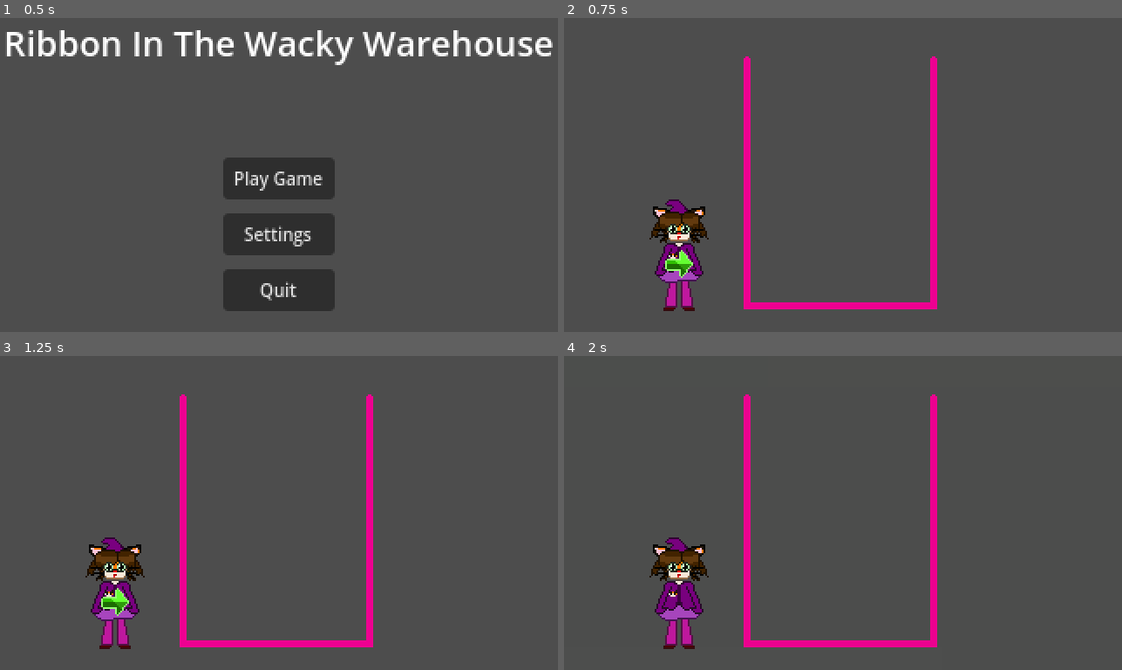
Above: before the commit, frames 1-4 (two rows, left to right).
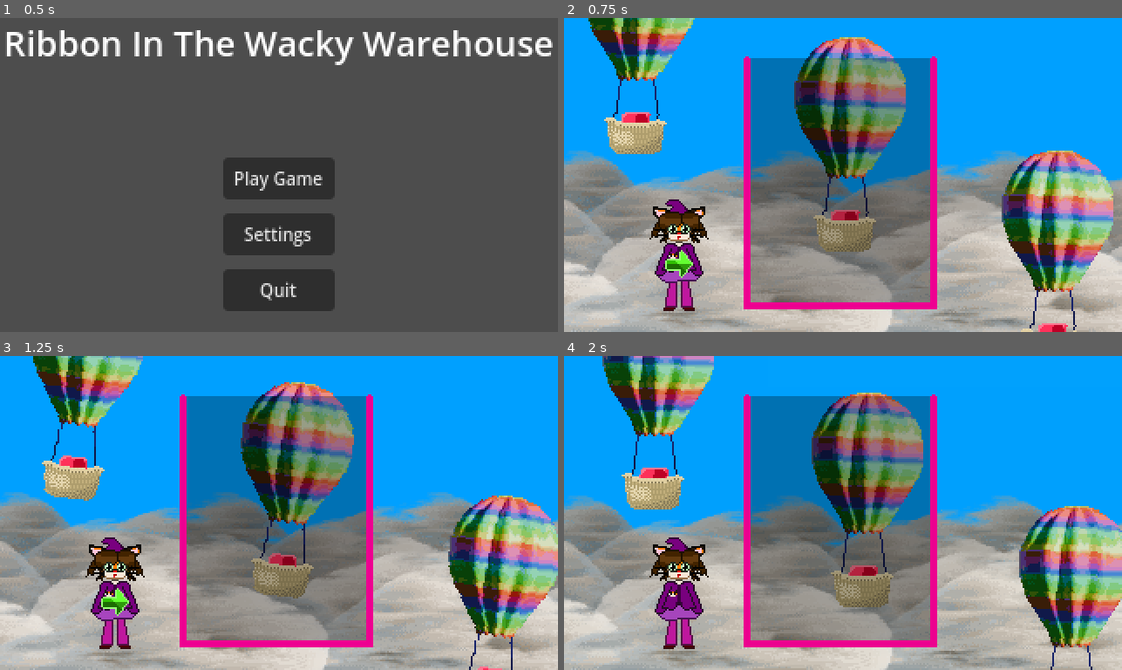
Above: after the commit, the same moments.

Repository: HuskyGameDev/2025f-team2
Game: Godot game, scene res://Scenes/TestScenes/MainMenu.tscn
Two runs of this game, one before a commit and one after it. Both use one fixed random seed, a clock stepped at 60 frames per second and the inputs below.
Inputs:
- Up to frame 1 (0.5 s): no input
- Up to frame 2 (0.75 s): click "Play Game" at 0.5 s
- Up to frame 3 (1.25 s): no input
- Up to frame 4 (2 s): hold Right (right) from 1.28 s (still down); hold Z (release) from 1.28 s (still down)

Frame 1 is identical in both runs. In frame 2, 93% of the frame differs, in the area x 0-100%, y 0-100%; in frame 3, 93%; in frame 4, 93%.

Commit message:
Background + Beta Bomb

Diff:
--- /dev/null
+++ b/Scenes/BackgroundAssets/ha_balloon.tscn
@@ -0,0 +1,16 @@
+[gd_scene load_steps=5 format=3 uid="uid://cf7ivhmop354y"]
+
+[ext_resource type="Texture2D" uid="uid://cot4nu6ssh8fi" path="res://Artwork/Backgrounds/HABalloon.png" id="1_v4inl"]
+[ext_resource type="Material" uid="uid://bywqrakadbhh4" path="res://Materials/Palletes/RedBox.tres" id="2_5gurx"]
+[ext_resource type="Script" uid="uid://76ycv1pkegt7" path="res://Scripts/Background/BalloonMovement.gd" id="2_qvldx"]
+[ext_resource type="Texture2D" uid="uid://ce0xt248y0d5x" path="res://Artwork/GameObjects/Box.png" id="3_qvldx"]
+
+[node name="HaBalloon" type="Sprite2D"]
+texture = ExtResource("1_v4inl")
+script = ExtResource("2_qvldx")
+
+[node name="Box" type="Sprite2D" parent="."]
+z_index = -1
+material = ExtResource("2_5gurx")
+position = Vector2(-0.153273, 44.0111)
+texture = ExtResource("3_qvldx")
--- a/Scenes/GameObjects/box.tscn
+++ b/Scenes/GameObjects/box.tscn
@@ -14,6 +14,10 @@
 [sub_resource type="Curve" id="Curve_brwx4"]
 _data = [Vector2(0, 1), 0.0, 0.0, 0, 0, Vector2(1, 0), 0.0, 0.0, 0, 0]
 point_count = 2
+
+[sub_resource type="Gradient" id="Gradient_n1uwp"]
+offsets = PackedFloat32Array(0.42, 1)
+colors = PackedColorArray(1, 0.564706, 0, 1, 0.838955, 0.702714, 0, 1)
 
 [node name="Box" type="Sprite2D"]
 material = ExtResource("1_rgigi")
@@ -34,7 +38,7 @@
 [node name="Explosion" type="CPUParticles2D" parent="."]
 emitting = false
 amount = 83
-lifetime = 0.27
+lifetime = 0.92
 one_shot = true
 explosiveness = 1.0
 randomness = 0.45
@@ -42,8 +46,9 @@
 emission_sphere_radius = 4.26
 spread = 180.0
 gravity = Vector2(0, 0)
-initial_velocity_min = 153.66
-initial_velocity_max = 244.56
+initial_velocity_min = 93.05
+initial_velocity_max = 163.75
 scale_amount_min = 4.05
 scale_amount_max = 7.0
 scale_amount_curve = SubResource("Curve_brwx4")
+color_ramp = SubResource("Gradient_n1uwp")
--- a/Scenes/TestScenes/TestScene.tscn
+++ b/Scenes/TestScenes/TestScene.tscn
@@ -8,6 +8,17 @@
 [ext_resource type="Texture2D" uid="uid://dskweavqum5qa" path="res://Artwork/Player/RibbonTest.png" id="4_5qkg8"]
 [ext_resource type="Script" uid="uid://noib4t5r4qax" path="res://Scripts/UI_Scripts/RerollButton.gd" id="4_36qpc"]
 [ext_resource type="Script" uid="uid://dfe4q4poqeng5" path="res://Scripts/Gameplay/LevelGrid.gd" id="4_fe8sf"]
+[ext_resource type="Script" uid="uid://biwb1rcybg3tr" path="res://Scripts/Background/CloudAnimation.gd" id="9_72xxr"]
+[ext_resource type="Texture2D" uid="uid://kgsist0w7161" path="res://Artwork/Backgrounds/BGCloud.png" id="9_y8ukn"]
+[ext_resource type="Script" uid="uid://cc08gxp3ybh10" path="res://Scripts/Background/BalloonSpawner.gd" id="11_dk750"]
+[ext_resource type="PackedScene" uid="uid://cf7ivhmop354y" path="res://Scenes/BackgroundAssets/ha_balloon.tscn" id="12_y8ukn"]
+
+[sub_resource type="Gradient" id="Gradient_j3c8t"]
+colors = PackedColorArray(1, 1, 1, 1, 1, 1, 1, 1)
+
+[sub_resource type="GradientTexture1D" id="GradientTexture1D_qk1kx"]
+gradient = SubResource("Gradient_j3c8t")
+width = 1
 
 [node name="Level" type="Node2D" node_paths=PackedStringArray("boxFiller", "boxGrid")]
 texture_filter = 1
@@ -17,13 +28,21 @@
 boxGrid = NodePath("BaseGridPos")
 levelOrder = ExtResource("2_p83bp")
 
-[node name="Line2D" type="Line2D" parent="."]
+[node name="Border" type="Line2D" parent="."]
 position = Vector2(107, 30)
 points = PackedVector2Array(-2, -6, -2, 135, 105, 135, 105, -6)
 width = 4.0
 default_color = Color(0.930736, 2.98411e-06, 0.567304, 1)
 begin_cap_mode = 2
 end_cap_mode = 2
+
+[node name="Sprite2D" type="Sprite2D" parent="Border"]
+modulate = Color(0, 0, 0, 0.294118)
+z_index = -1
+position = Vector2(51, 64)
+texture = SubResource("GradientTexture1D_qk1kx")
+region_enabled = true
+region_rect = Rect2(0, 0, 108, 142)
 
 [node name="BaseGridPos" type="Node2D" parent="." node_paths=PackedStringArray("levelManager")]
 position = Vector2(116, 154)
@@ -63,5 +82,193 @@
 offset_bottom = 1.0
 script = ExtResource("3_635xr")
 
+[node name="Background" type="Node2D" parent="."]
+z_index = -10
+
+[node name="Cloud4" type="Node2D" parent="Background"]
+modulate = Color(0.683078, 0.683077, 0.683077, 1)
+z_index = -3
+position = Vector2(55, -12)
+scale = Vector2(0.765, 0.765)
+skew = 0.0593412
+script = ExtResource("9_72xxr")
+
+[node name="BgCloud6" type="Sprite2D" parent="Background/Cloud4"]
+position = Vector2(572, 174)
+skew = 0.205949
+texture = ExtResource("9_y8ukn")
+flip_h = true
+
+[node name="BgCloud4" type="Sprite2D" parent="Background/Cloud4"]
+position = Vector2(409, 174)
+skew = 0.205949
+texture = ExtResource("9_y8ukn")
+flip_h = true
+
+[node name="BgCloud2" type="Sprite2D" parent="Background/Cloud4"]
+position = Vector2(247, 174)
+skew = 0.205949
+texture = ExtResource("9_y8ukn")
+flip_h = true
+
+[node name="BgCloud5" type="Sprite2D" parent="Background/Cloud4"]
+position = Vector2(-231, 174)
+skew = 0.205949
+texture = ExtResource("9_y8ukn")
+flip_h = true
+
+[node name="BgCloud3" type="Sprite2D" parent="Background/Cloud4"]
+position = Vector2(-71, 174)
+skew = 0.205949
+texture = ExtResource("9_y8ukn")
+flip_h = true
+
+[node name="BgCloud" type="Sprite2D" parent="Background/Cloud4"]
+position = Vector2(85, 174)
+skew = 0.226893
+texture = ExtResource("9_y8ukn")
+flip_h = true
+
+[node name="Cloud3" type="Node2D" parent="Background"]
+modulate = Color(0.753985, 0.753984, 0.753984, 1)
+z_index = -3
+position = Vector2(-13, -7)
+scale = Vector2(0.84, 0.84)
+skew = 0.0593412
+script = ExtResource("9_72xxr")
+timeAdd = 0.25
+
+[node name="BgCloud6" type="Sprite2D" parent="Background/Cloud3"]
+position = Vector2(572, 174)
+skew = 0.205949
+texture = ExtResource("9_y8ukn")
+
+[node name="BgCloud4" type="Sprite2D" parent="Background/Cloud3"]
+position = Vector2(409, 174)
+skew = 0.205949
+texture = ExtResource("9_y8ukn")
+
+[node name="BgCloud2" type="Sprite2D" parent="Background/Cloud3"]
+position = Vector2(247, 174)
+skew = 0.205949
+texture = ExtResource("9_y8ukn")
+
+[node name="BgCloud5" type="Sprite2D" parent="Background/Cloud3"]
+position = Vector2(-231, 174)
+skew = 0.205949
+texture = ExtResource("9_y8ukn")
+
+[node name="BgCloud3" type="Sprite2D" parent="Background/Cloud3"]
+position = Vector2(-71, 174)
+skew = 0.205949
+texture = ExtResource("9_y8ukn")
+
+[node name="BgCloud" type="Sprite2D" parent="Background/Cloud3"]
+position = Vector2(85, 174)
+skew = 0.226893
+texture = ExtResource("9_y8ukn")
+
+[node name="Cloud2" type="Node2D" parent="Background"]
+modulate = Color(0.856067, 0.856067, 0.856067, 1)
+z_index = -3
+position = Vector2(39, -5)
+scale = Vector2(0.895, 0.895)
+skew = 0.0593412
+script = ExtResource("9_72xxr")
+timeAdd = 0.5
+
+[node name="BgCloud6" type="Sprite2D" parent="Background/Cloud2"]
+position = Vector2(572, 174)
+skew = 0.205949
+texture = ExtResource("9_y8ukn")
+flip_h = true
+
+[node name="BgCloud4" type="Sprite2D" parent="Background/Cloud2"]
+position = Vector2(409, 174)
+skew = 0.205949
+texture = ExtResource("9_y8ukn")
+flip_h = true
+
+[node name="BgCloud2" type="Sprite2D" parent="Background/Cloud2"]
+position = Vector2(247, 174)
+skew = 0.205949
+texture = ExtResource("9_y8ukn")
+flip_h = true
+
+[node name="BgCloud5" type="Sprite2D" parent="Background/Cloud2"]
+position = Vector2(-231, 174)
+skew = 0.205949
+texture = ExtResource("9_y8ukn")
+flip_h = true
+
+[node name="BgCloud3" type="Sprite2D" parent="Background/Cloud2"]
+position = Vector2(-71, 174)
+skew = 0.205949
+texture = ExtResource("9_y8ukn")
+flip_h = true
+
+[node name="BgCloud" type="Sprite2D" parent="Background/Cloud2"]
+position = Vector2(85, 174)
+skew = 0.226893
+texture = ExtResource("9_y8ukn")
+flip_h = true
+
+[node name="Cloud1" type="Node2D" parent="Background"]
+z_index = -3
+script = ExtResource("9_72xxr")
+timeAdd = 0.75
+
+[node name="BgCloud6" type="Sprite2D" parent="Background/Cloud1"]
+position = Vector2(572, 174)
+skew = 0.205949
+texture = ExtResource("9_y8ukn")
+
+[node name="BgCloud4" type="Sprite2D" parent="Background/Cloud1"]
+position = Vector2(409, 174)
+skew = 0.205949
+texture = ExtResource("9_y8ukn")
+
+[node name="BgCloud2" type="Sprite2D" parent="Background/Cloud1"]
+position = Vector2(247, 174)
+skew = 0.205949
+texture = ExtResource("9_y8ukn")
+
+[node name="BgCloud5" type="Sprite2D" parent="Background/Cloud1"]
+position = Vector2(-231, 174)
+skew = 0.205949
+texture = ExtResource("9_y8ukn")
+
+[node name="BgCloud3" type="Sprite2D" parent="Background/Cloud1"]
+position = Vector2(-71, 174)
+skew = 0.205949
+texture = ExtResource("9_y8ukn")
+
+[node name="BgCloud" type="Sprite2D" parent="Background/Cloud1"]
+position = Vector2(85, 174)
+skew = 0.226893
+texture = ExtResource("9_y8ukn")
+
+[node name="Sprite2D" type="Sprite2D" parent="Background"]
+modulate = Color(0, 0.627451, 1, 1)
+z_index = -4
+position = Vector2(160, 90)
+texture = SubResource("GradientTexture1D_qk1kx")
+region_enabled = true
+region_rect = Rect2(0, 0, 320, 180)
+
+[node name="HaBalloon" parent="Background" instance=ExtResource("12_y8ukn")]
+position = Vector2(42, 17)
+
+[node name="HaBalloon2" parent="Background" instance=ExtResource("12_y8ukn")]
+position = Vector2(162, 73)
+
+[node name="HaBalloon3" parent="Background" instance=ExtResource("12_y8ukn")]
+position = Vector2(281, 138)
+
+[node name="BalloonSpawner" type="Node2D" parent="Background"]
+position = Vector2(0, -81)
+script = ExtResource("11_dk750")
+objectToSpawn = ExtResource("12_y8ukn")
+
 [connection signal="pressed" from="BoxFiller/Button" to="BoxFiller" method="_on_reroll_button_pressed"]
 [connection signal="pressed" from="BoxFiller/Button" to="BoxFiller/Button" method="_on_pressed"]
--- /dev/null
+++ b/Scripts/Background/BalloonMovement.gd
@@ -0,0 +1,20 @@
+extends Sprite2D
+
+@export var startingDegrees = 0.0
+@export var rotAmount = 7.0
+@export var gravity = 8.0
+@export var speed = 2.0
+var maxY = 270.0
+
+var eTime : float
+
+func _ready() -> void:
+	startingDegrees = rotation_degrees
+
+func _process(delta: float) -> void:
+	eTime += delta*speed
+	var displace : float = sin(eTime) * rotAmount
+	rotation_degrees = startingDegrees + displace
+	global_position += Vector2(gravity, gravity) * delta
+	if global_position.y > maxY:
+		queue_free()
--- /dev/null
+++ b/Scripts/Background/BalloonSpawner.gd
@@ -0,0 +1,24 @@
+extends Node2D
+
+@export var objectToSpawn : PackedScene
+
+var next : float = -60
+
+func _ready() -> void:
+	var timed = Timer.new()
+	timed.timeout.connect(spawnObject)
+	timed.one_shot = false
+	timed.autostart = true
+	add_child(timed)
+	timed.wait_time = 4.0
+
+func spawnObject():
+	print("newBalloon")
+	var object : Node2D = objectToSpawn.instantiate()
+	add_child(object)
+
+	object.position.x = next
+	next += randf_range(90, 110)
+	if next > 300.0:
+		next -= (300.0 + randf_range(0, 70))
+	object.position.y = 0
--- /dev/null
+++ b/Scripts/Background/CloudAnimation.gd
@@ -0,0 +1,17 @@
+extends Node2D
+
+@export var distance = 5.0
+@export var timeAdd = 0.0
+
+var startingy : float
+
+var eTime : float
+
+func _ready() -> void:
+	startingy = position.y
+	eTime += timeAdd
+
+func _process(delta: float) -> void:
+	eTime += delta
+	var displace : float = sin(eTime) * distance
+	position.y = startingy + displace
--- a/Scripts/Gameplay/BoxHandler.gd
+++ b/Scripts/Gameplay/BoxHandler.gd
@@ -29,6 +29,13 @@
 		if levelGrid.get_all_blocks_in_board().find(self) == -1:
 			print("father help "+ str(bColor) + " " + str(blockValue))
 		levelGrid.setPositionOfBlockOnBoard(self)
+		if blockValue >= 20:
+			var explo = $Explosion
+			remove_child(explo)
+			get_parent().add_child(explo)
+			explo.position = position
+			explo.emitting = true
+			levelGrid.explode(self)
 	if bPosition.y-1 >= 0:
 		if levelGrid.blocks[bPosition.y-1][bPosition.x] == null:
 			placed = false
--- a/Scripts/Gameplay/LevelGrid.gd
+++ b/Scripts/Gameplay/LevelGrid.gd
@@ -32,6 +32,10 @@
 		setActiveBlock(block)
 	setPositionOfBlockOnBoard(block)
 
+func removeBlock(block : BoxHandler):
+	blocks[block.bPosition.y][block.bPosition.x] = null
+	block.queue_free()
+
 func setActiveBlock(block : BoxHandler):
 	active_block = block
 
@@ -62,6 +66,17 @@
 
 func hardDropBlock(block : BoxHandler):
 	block.hardDrop()
+
+func explode(block : BoxHandler):
+	removeBlock(block)
+	if check_if_block_exist(blocks[block.bPosition.y-1][block.bPosition.x]):
+		explode(blocks[block.bPosition.y-1][block.bPosition.x])
+	if check_if_block_exist(blocks[block.bPosition.y+1][block.bPosition.x]):
+		explode(blocks[block.bPosition.y+1][block.bPosition.x])
+	if check_if_block_exist(blocks[block.bPosition.y][block.bPosition.x-1]):
+		explode(blocks[block.bPosition.y][block.bPosition.x-1])
+	if check_if_block_exist(blocks[block.bPosition.y][block.bPosition.x+1]):
+		explode(blocks[block.bPosition.y][block.bPosition.x+1])
 
 func place_block(block : BoxHandler):
 	if block == active_block:
@@ -143,3 +158,8 @@
 			return
 		moveBlockDown(active_block)
 		disable_input()
+
+func check_if_block_exist(block:BoxHandler) -> bool:
+	if block == null:
+		return false
+	return true
Binary file added: Artwork/Backgrounds/BGCloud.aseprite
Binary file added: Artwork/Backgrounds/BGCloud.png
Not shown, added: Artwork/Backgrounds/BGCloud.png.import
Binary file added: Artwork/Backgrounds/HABalloon.aseprite
Binary file added: Artwork/Backgrounds/HABalloon.png
Not shown, added: Artwork/Backgrounds/HABalloon.png.import
Binary file changed: Artwork/Player/Ribbon.aseprite
Not shown: 1 places in Scenes/GameObjects/box.tscn that only renumber resources
Not shown: 1 places in Scenes/TestScenes/TestScene.tscn that only renumber resources
Not shown, added: Scripts/Background/BalloonMovement.gd.uid
Not shown, added: Scripts/Background/BalloonSpawner.gd.uid
Not shown, added: Scripts/Background/CloudAnimation.gd.uid
